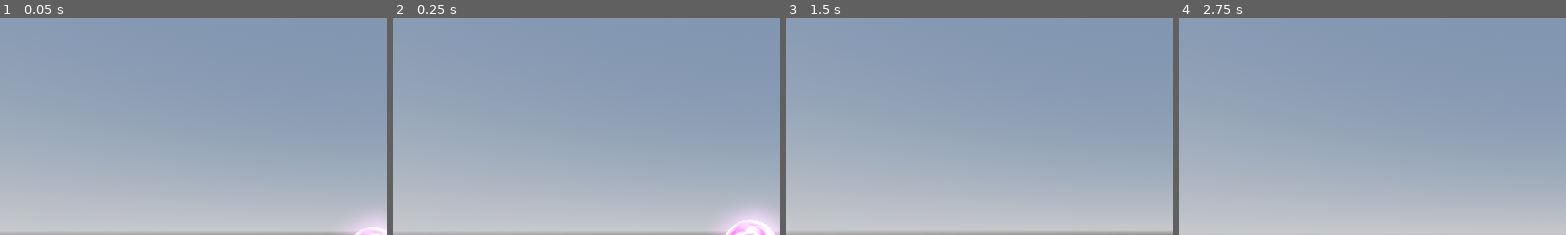
Above: before the commit, frames 1-4 (left to right).
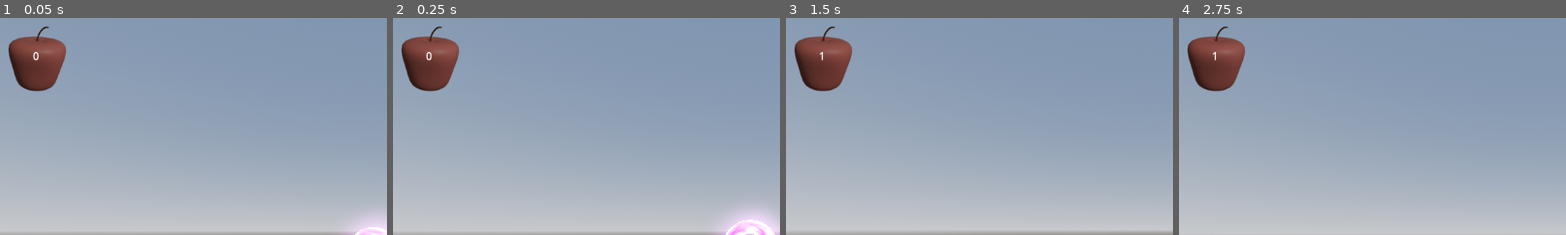
Above: after the commit, the same moments.

Repository: owenbmcc/3D_Game_Template
Game: Godot game, scene res://Scenes/Levels/pac_man_scene.tscn
Same seed, same stepped clock (60 frames per second), same inputs: the game is played once before the commit and once after it. This scene is started directly instead of the project's main scene.
Inputs (mouse positions are % of the whole screen's width and height, from its top left):
- Up to frame 1 (0.05 s): no input
- Up to frame 2 (0.25 s): no input
- Up to frame 3 (1.5 s): move the mouse to (55, 50) at 0.52 s; hold W (move_forward) from 0.53 s (still down); tap F (pickup) at 0.6, 1.35 s; tap Space (jump) at 0.77 s; move the mouse to (45, 50) at 1.27 s
- Up to frame 4 (2.75 s): keep holding W (move_forward); tap Space (jump) at 1.52 s; move the mouse to (52, 48) at 2.02 s; click (52, 48) at 2.1 s; tap F (pickup) at 2.3 s
The pictures show only the part of the screen within x 1-51%, y 1-51%; the shares and areas given below are measured in that part.

The runs differ from the first frame. In frame 1, 3.1% of the frame differs, in the area x 2-18%, y 3-34%; in frame 2, 3.1%; in frame 3, 3.1%; in frame 4, 3.1%.
Error before the commit: Invalid call. Nonexistent function 'apply_impulse' in base 'Nil'. (res://Scripts/pickup.gd:46)
Error after the commit: Invalid call. Nonexistent function 'apply_impulse' in base 'Nil'. (res://Scripts/pickup.gd:49)

Commit message:
ui scripts

Diff:
--- a/Scenes/Levels/pac_man_scene.tscn
+++ b/Scenes/Levels/pac_man_scene.tscn
@@ -1,7 +1,9 @@
-[gd_scene load_steps=18 format=3 uid="uid://dvhqxnmeg7qqj"]
+[gd_scene load_steps=20 format=3 uid="uid://dvhqxnmeg7qqj"]
 
+[ext_resource type="PackedScene" uid="uid://cbbksu3q3w4iy" path="res://Scenes/UI/hud.tscn" id="1_03m4c"]
 [ext_resource type="PackedScene" uid="uid://b0q0bnia378s4" path="res://Scenes/Player.tscn" id="1_tolg4"]
 [ext_resource type="Script" path="res://Scripts/EnemyNav.gd" id="2_12xnn"]
+[ext_resource type="Script" path="res://Scripts/hud.gd" id="2_o2v6j"]
 [ext_resource type="PackedScene" uid="uid://d073k2ny28f5a" path="res://Models/pacmanmap.glb" id="2_wfauy"]
 [ext_resource type="PackedScene" uid="uid://c5htlhgtk5rti" path="res://Scenes/Components/collectible.tscn" id="3_5uj14"]
 [ext_resource type="PackedScene" uid="uid://kr2wyn6vrgb3" path="res://Scenes/Components/ghost.tscn" id="3_ecoxq"]
@@ -39,6 +41,12 @@
 data = PackedVector3Array(3.8874, 0, -2.3936, 4.4856, 0, -3.0089, 3.8874, 0, -3.0089, 3.8874, 0, -2.3936, 4.4856, 0, -2 …(35222 unchanged characters)…
 
 [node name="PacManScene" type="Node3D"]
+
+[node name="UI" type="CanvasLayer" parent="."]
+
+[node name="HUD" parent="UI" instance=ExtResource("1_03m4c")]
+mouse_filter = 2
+script = ExtResource("2_o2v6j")
 
 [node name="WorldEnvironment" type="WorldEnvironment" parent="."]
 environment = SubResource("Environment_1vi0h")
@@ -83,6 +91,7 @@
 
 [node name="Collectible7" parent="Collectibles" instance=ExtResource("3_5uj14")]
 transform = Transform3D(1, 0, 0, 0, 1, 0, 0, 0, 1, 4.70819, 1.21991, -1.99876)
+visible = false
 
 [node name="Collectible8" parent="Collectibles" instance=ExtResource("3_5uj14")]
 transform = Transform3D(1, 0, 0, 0, 1, 0, 0, 0, 1, 6.52928, 1.21991, -1.99876)
@@ -92,39 +101,6 @@
 
 [node name="Collectible10" parent="Collectibles" instance=ExtResource("3_5uj14")]
 transform = Transform3D(1, 0, 0, 0, 1, 0, 0, 0, 1, 6.52928, 1.21991, 1.5571)
-
-[node name="Collectible11" parent="Collectibles" instance=ExtResource("3_5uj14")]
-transform = Transform3D(1, 0, 0, 0, 1, 0, 0, 0, 1, 6.52928, 1.21991, 3.0727)
-
-[node name="Collectible12" parent="Collectibles" instance=ExtResource("3_5uj14")]
-transform = Transform3D(1, 0, 0, 0, 1, 0, 0, 0, 1, 6.52928, 1.21991, 5.18372)
-
-[node name="Collectible13" parent="Collectibles" instance=ExtResource("3_5uj14")]
-transform = Transform3D(1, 0, 0, 0, 1, 0, 0, 0, 1, 4.90543, 1.21991, 5.18372)
-
-[node name="Collectible14" parent="Collectibles" instance=ExtResource("3_5uj14")]
-transform = Transform3D(1, 0, 0, 0, 1, 0, 0, 0, 1, 3.55221, 1.21991, 5.18372)
-
-[node name="Collectible15" parent="Collectibles" instance=ExtResource("3_5uj14")]
-transform = Transform3D(1, 0, 0, 0, 1, 0, 0, 0, 1, 2.03661, 1.21991, 5.18372)
-
-[node name="Collectible16" parent="Collectibles" instance=ExtResource("3_5uj14")]
-transform = Transform3D(1, 0, 0, 0, 1, 0, 0, 0, 1, 0.57514, 1.21991, 5.18372)
-
-[node name="Collectible17" parent="Collectibles" instance=ExtResource("3_5uj14")]
-transform = Transform3D(1, 0, 0, 0, 1, 0, 0, 0, 1, -1.04872, 1.21991, 5.18372)
-
-[node name="Collectible18" parent="Collectibles" instance=ExtResource("3_5uj14")]
-transform = Transform3D(1, 0, 0, 0, 1, 0, 0, 0, 1, -3.04872, 1.21991, 5.18372)
-
-[node name="Collectible19" parent="Collectibles" instance=ExtResource("3_5uj14")]
-transform = Transform3D(1, 0, 0, 0, 1, 0, 0, 0, 1, -5.04872, 1.21991, 5.18372)
-
-[node name="Collectible20" parent="Collectibles" instance=ExtResource("3_5uj14")]
-transform = Transform3D(1, 0, 0, 0, 1, 0, 0, 0, 1, -5.04872, 1.21991, 3.18372)
-
-[node name="Collectible21" parent="Collectibles" instance=ExtResource("3_5uj14")]
-transform = Transform3D(1, 0, 0, 0, 1, 0, 0, 0, 1, -5.04872, 1.21991, 2.18372)
 
 [node name="NavigationRegion3D" type="NavigationRegion3D" parent="."]
 navigation_mesh = SubResource("NavigationMesh_6acl0")
@@ -164,4 +140,17 @@
 [node name="Box" parent="." instance=ExtResource("10_y5o6b")]
 transform = Transform3D(0.871128, 0.269364, -0.410583, -0.491056, 0.47785, -0.728371, 0, 0.836123, 0.548541, 2.75541, 1.7346, 1.75426)
 
+[connection signal="update_console" from="Player/Camera/PickupArea" to="UI/HUD" method="_on_pickup_area_update_console"]
+[connection signal="item_collected" from="Collectibles/Collectible" to="UI/HUD" method="_on_collectible_item_collected"]
+[connection signal="item_collected" from="Collectibles/Collectible2" to="UI/HUD" method="_on_collectible_item_collected"]
+[connection signal="item_collected" from="Collectibles/Collectible3" to="UI/HUD" method="_on_collectible_item_collected"]
+[connection signal="item_collected" from="Collectibles/Collectible4" to="UI/HUD" method="_on_collectible_item_collected"]
+[connection signal="item_collected" from="Collectibles/Collectible5" to="UI/HUD" method="_on_collectible_item_collected"]
+[connection signal="item_collected" from="Collectibles/Collectible6" to="UI/HUD" method="_on_collectible_item_collected"]
+[connection signal="item_collected" from="Collectibles/Collectible7" to="UI/HUD" method="_on_collectible_item_collected"]
+[connection signal="item_collected" from="Collectibles/Collectible8" to="UI/HUD" method="_on_collectible_item_collected"]
+[connection signal="item_collected" from="Collectibles/Collectible9" to="UI/HUD" method="_on_collectible_item_collected"]
+[connection signal="item_collected" from="Collectibles/Collectible10" to="UI/HUD" method="_on_collectible_item_collected"]
+
+[editable path="Player"]
 [editable path="NavigationRegion3D/pacmanmap"]
--- a/Scenes/Player.tscn
+++ b/Scenes/Player.tscn
@@ -65,3 +65,4 @@
 one_shot = true
 
 [connection signal="body_entered" from="Camera/PickupArea" to="Camera/PickupArea" method="_on_body_entered"]
+[connection signal="body_exited" from="Camera/PickupArea" to="Camera/PickupArea" method="_on_body_exited"]
--- /dev/null
+++ b/Scenes/UI/hud.tscn
@@ -0,0 +1,40 @@
+[gd_scene load_steps=2 format=3 uid="uid://cbbksu3q3w4iy"]
+
+[ext_resource type="Texture2D" uid="uid://b861q4q6w5sc5" path="res://UI/apple_icon.png" id="1_n346k"]
+
+[node name="HUD" type="Control"]
+layout_mode = 3
+anchors_preset = 15
+anchor_right = 1.0
+anchor_bottom = 1.0
+grow_horizontal = 2
+grow_vertical = 2
+
+[node name="CenterContainer" type="CenterContainer" parent="."]
+layout_mode = 0
+offset_right = 40.0
+offset_bottom = 40.0
+
+[node name="AppleIcon" type="TextureRect" parent="CenterContainer"]
+layout_mode = 2
+texture = ExtResource("1_n346k")
+
+[node name="AppleCount" type="Label" parent="CenterContainer"]
+layout_mode = 2
+text = "0"
+
+[node name="CenterContainer2" type="CenterContainer" parent="."]
+layout_mode = 1
+anchors_preset = 14
+anchor_top = 0.5
+anchor_right = 1.0
+anchor_bottom = 0.5
+offset_top = -11.5
+offset_bottom = 11.5
+grow_horizontal = 2
+grow_vertical = 2
+
+[node name="Console" type="Label" parent="CenterContainer2"]
+layout_mode = 2
+text = "Preview Text
+"
--- /dev/null
+++ b/Scenes/UI/splash_menu.tscn
@@ -0,0 +1,64 @@
+[gd_scene load_steps=4 format=3 uid="uid://cur5g44hr682u"]
+
+[ext_resource type="Script" path="res://Scripts/menu.gd" id="1_3oys3"]
+[ext_resource type="Texture2D" uid="uid://8bcvbjh8rj0c" path="res://UI/splash.png" id="1_7o5in"]
+[ext_resource type="PackedScene" uid="uid://dfyhc6rflwyd1" path="res://Scenes/Levels/level_1.tscn" id="2_7carc"]
+
+[node name="Splash Menu" type="Control"]
+layout_mode = 3
+anchors_preset = 15
+anchor_right = 1.0
+anchor_bottom = 1.0
+grow_horizontal = 2
+grow_vertical = 2
+script = ExtResource("1_3oys3")
+start_level_scene = ExtResource("2_7carc")
+
+[node name="TextureRect" type="TextureRect" parent="."]
+layout_mode = 1
+anchors_preset = 15
+anchor_right = 1.0
+anchor_bottom = 1.0
+grow_horizontal = 2
+grow_vertical = 2
+texture = ExtResource("1_7o5in")
+
+[node name="CenterContainer" type="CenterContainer" parent="."]
+layout_mode = 1
+anchors_preset = 12
+anchor_top = 1.0
+anchor_right = 1.0
+anchor_bottom = 1.0
+offset_top = -31.0
+grow_horizontal = 2
+grow_vertical = 0
+
+[node name="VBoxContainer" type="VBoxContainer" parent="CenterContainer"]
+custom_minimum_size = Vector2(2.08165e-12, 100)
+layout_mode = 2
+
+[node name="HBoxContainer" type="HBoxContainer" parent="CenterContainer/VBoxContainer"]
+layout_mode = 2
+
+[node name="Start" type="Button" parent="CenterContainer/VBoxContainer/HBoxContainer"]
+layout_mode = 2
+text = "Start"
+
+[node name="Quit" type="Button" parent="CenterContainer/VBoxContainer/HBoxContainer"]
+layout_mode = 2
+text = "Quit
+"
+
+[node name="Quit2" type="Button" parent="CenterContainer/VBoxContainer/HBoxContainer"]
+layout_mode = 2
+text = "
+"
+
+[node name="CheckButton" type="CheckButton" parent="CenterContainer/VBoxContainer/HBoxContainer"]
+layout_mode = 2
+text = "Head Bobble"
+
+[connection signal="pressed" from="CenterContainer/VBoxContainer/HBoxContainer/Start" to="." method="_on_start_pressed"]
+[connection signal="pressed" from="CenterContainer/VBoxContainer/HBoxContainer/Quit" to="." method="_on_quit_pressed"]
+[connection signal="pressed" from="CenterContainer/VBoxContainer/HBoxContainer/Quit2" to="." method="_on_quit_pressed"]
+[connection signal="toggled" from="CenterContainer/VBoxContainer/HBoxContainer/CheckButton" to="." method="_on_check_button_toggled"]
--- a/Scripts/FirstPersonController.gd
+++ b/Scripts/FirstPersonController.gd
@@ -26,6 +26,8 @@
 
 func _ready() -> void:
 	capture_mouse()
+	if global.head_bob_activated:
+		pass #play animation
 
 func _unhandled_input(event: InputEvent) -> void:
 	if event is InputEventMouseMotion:
--- a/Scripts/collectible.gd
+++ b/Scripts/collectible.gd
@@ -1,6 +1,7 @@
 extends Area3D
 
 var is_collected = false
+signal item_collected
 
 func _on_body_entered(body):
 	# when player enters
@@ -8,4 +9,5 @@
 	global.apple_count = global.apple_count + 1
 	#print("apple count", global.apple_count)
 	body.play_pickup_sound()
+	emit_signal("item_collected")
 	queue_free() # remove object from scene
--- a/Scripts/global.gd
+++ b/Scripts/global.gd
@@ -3,3 +3,5 @@
 # counter for apple collectible
 var apple_count = 0
 # reference with global.apple_count
+
+var head_bob_activated = false
--- /dev/null
+++ b/Scripts/hud.gd
@@ -0,0 +1,10 @@
+extends Control
+
+func _ready():
+	$CenterContainer2/Console.text = ""
+
+func _on_collectible_item_collected():
+	$CenterContainer/AppleCount.text = str(global.apple_count)
+
+func _on_pickup_area_update_console(message):
+	$CenterContainer2/Console.text = message
--- /dev/null
+++ b/Scripts/menu.gd
@@ -0,0 +1,13 @@
+extends Control
+
+@export var start_level_scene: PackedScene
+
+func _on_start_pressed():
+	get_tree().change_scene_to_packed(start_level_scene)
+
+func _on_quit_pressed():
+	get_tree().quit()
+
+
+func _on_check_button_toggled(toggled_on):
+	global.head_bob_activated = toggled_on
--- a/Scripts/pickup.gd
+++ b/Scripts/pickup.gd
@@ -8,6 +8,8 @@
 
 var pickup_object = null
 var is_picked = false
+
+signal update_console
 
 func _physics_process(_delta):
 	# check that we have an object picked up
@@ -24,6 +26,7 @@
 func _unhandled_input(_event):
 	# if user hits "f" or pickup button
 	if Input.is_action_just_pressed("pickup"):
+		emit_signal("update_console", "")
 		# if object detected
 		if pickup_object:
 			# if object already picked up
@@ -55,3 +58,8 @@
 		# if so, end function here
 		return
 	pickup_object = body
+	emit_signal("update_console", "Press F to pick up box.")
+
+
+func _on_body_exited(body):
+	emit_signal("update_console", "")
--- a/project.godot
+++ b/project.godot
@@ -11,7 +11,7 @@
 [application]
 
 config/name="3D_Game_Template"
-run/main_scene="res://Scenes/Levels/level_2.tscn"
+run/main_scene="res://Scenes/UI/splash_menu.tscn"
 config/features=PackedStringArray("4.2")
 config/icon="res://icon.png"
 
Binary file added: UI/apple_icon.png
Binary file added: UI/splash.png
